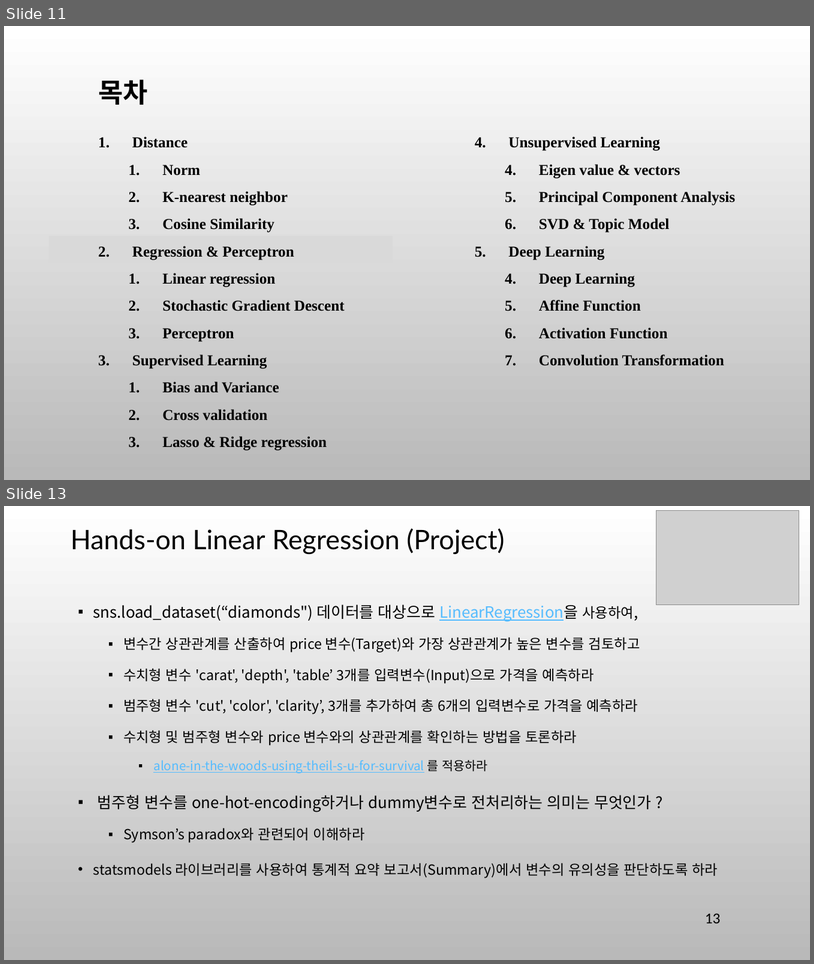
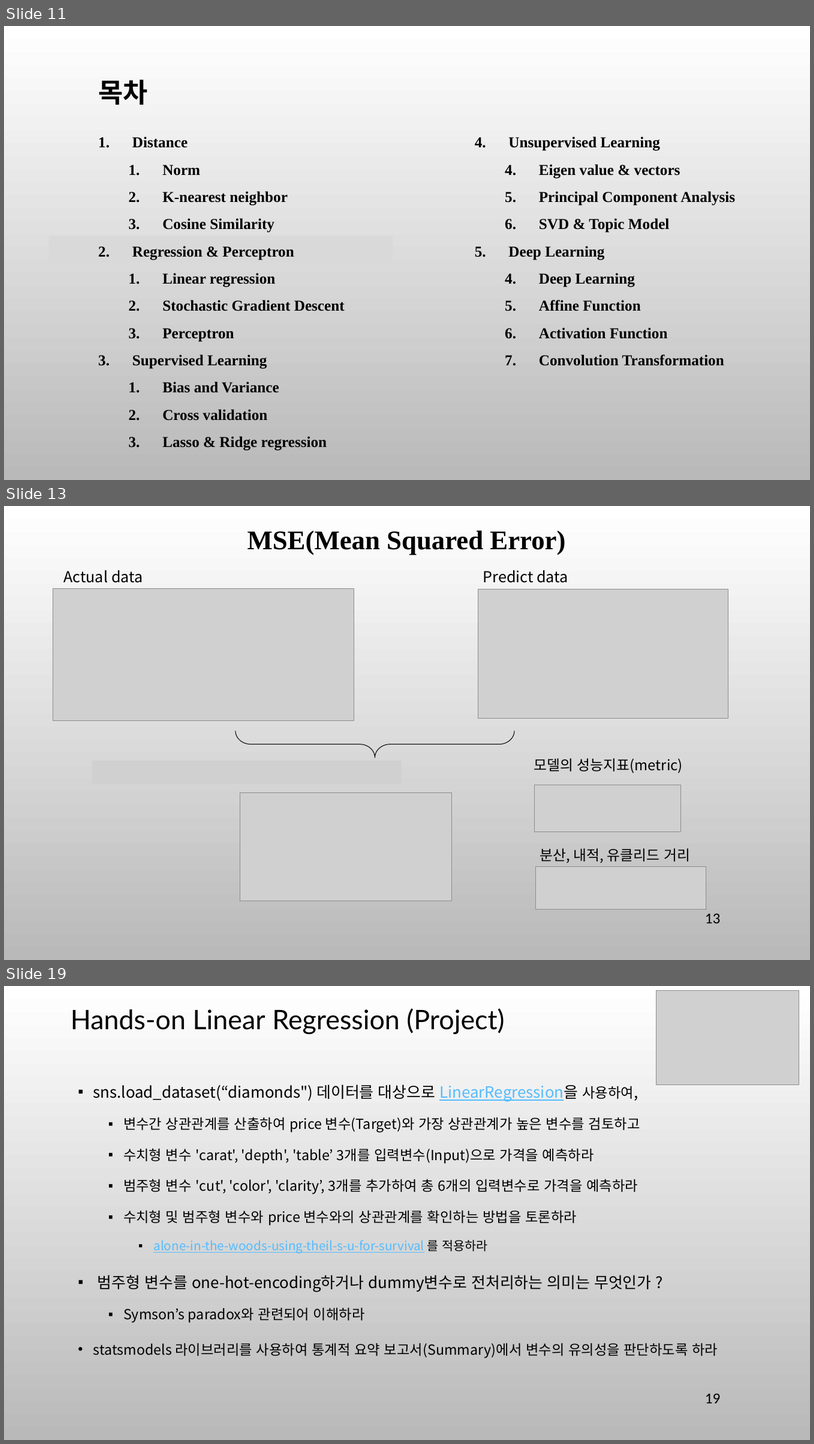
Before and after one commit to ancestor9/mathematics-for-machine-learning, a slide deck: 7_Applications of mathematics.pptx. Shown one above the other, each under a label of ours: slides 11 and 13 before the commit, slides 11, 13 and 19 after it; the slides between them are not shown. The pictures are 814x964 and 814x1444 pixels, drawn with LibreOffice and Linux fonts; fonts in the diff are those of the drawing; grey boxes stand for pictures; background and template pictures are left out. Boxes give left, top, right and bottom in pixels: in the first picture for what was removed or moved away, otherwise in the second. Text is boxed around its words. In the diff, an @@ line names an element or a change of style, - is before the commit and + after.

```diff
--- a/7_Applications of mathematics.pptx
+++ b/7_Applications of mathematics.pptx
@@ slide 13 added at <box>4,506,810,960</box>, background picture (left out) @@
@@ title added at <box>248,531,566,555</box>, 32 pt, text #000000, bold @@
+MSE(Mean Squared Error)
@@ text added at <box>63,570,143,583</box>, 18 pt, text #000000 @@
+Actual data
@@ text added at <box>483,570,569,583</box>, 18 pt, text #000000 @@
+Predict data
@@ picture added at <box>53,589,354,721</box> @@
@@ picture added at <box>478,589,729,718</box> @@
@@ right brace added at <box>236,731,514,757</box>, outline #000000 0.75 pt @@
@@ picture added at <box>92,760,401,784</box> @@
@@ text added at <box>534,758,683,773</box>, 17 pt, text #000000 @@
+모델의 성능지표(metric)
@@ picture added at <box>240,793,452,901</box> @@
@@ picture added at <box>534,785,681,832</box> @@
@@ text added at <box>540,848,690,862</box>, 17 pt, text #000000 @@
+분산, 내적, 유클리드 거리
@@ picture added at <box>536,867,707,910</box> @@
@@ page number added at <box>705,913,721,923</box>, 18 pt, text #000000 @@
+13
@@ what was slide 13 is now slide 19 @@
@@ page number at <box>705,1393,721,1403</box>: text changed @@
-13
+19
```
Also in this commit, not shown: 8 slides changed, 10 other slides added, 2 slides removed.
